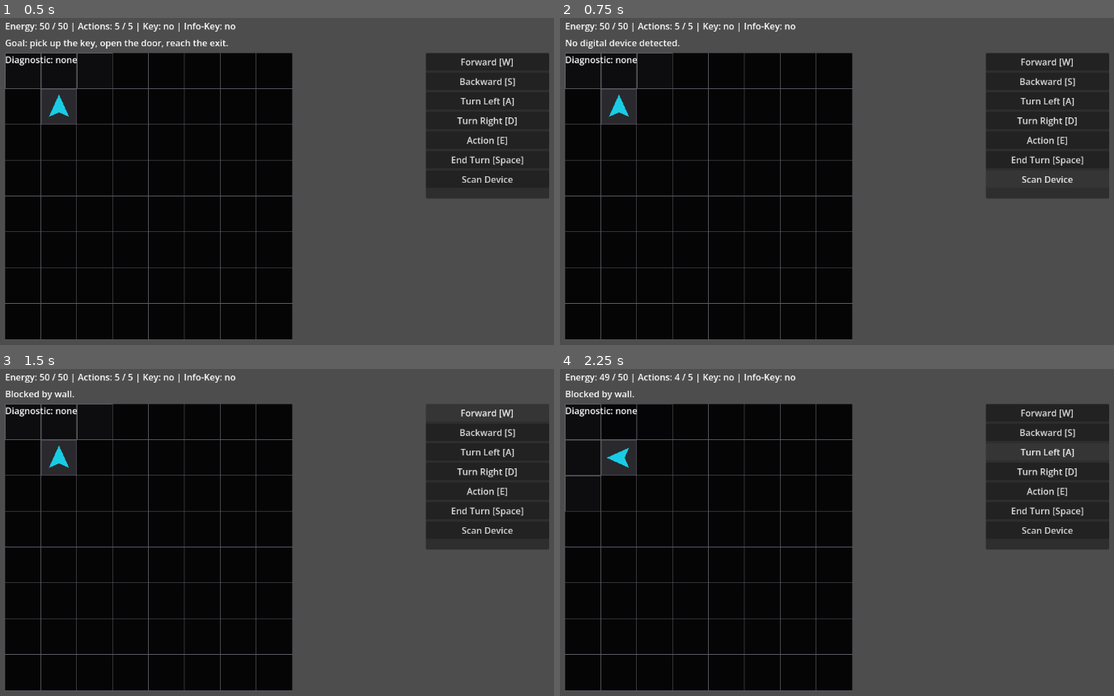
Above: before the commit, frames 1-4 (two rows, left to right).
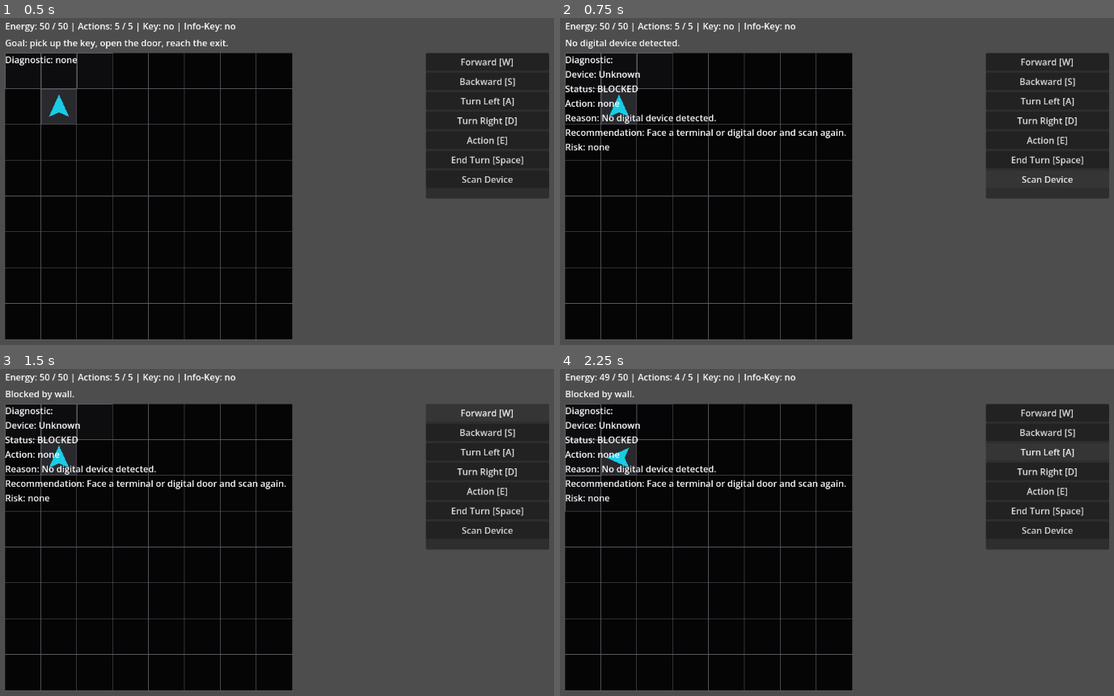
Above: after the commit, the same moments.

Repository: JUSTConnect/bibop
Game: Godot game, scene res://scenes/main.tscn
The game is run twice, just before and just after one commit, with the same random seed, the same clock (stepped at 60 frames per second) and the same inputs.
Inputs:
- Up to frame 1 (0.5 s): no input
- Up to frame 2 (0.75 s): click "Scan Device" at 0.5 s
- Up to frame 3 (1.5 s): click "Forward [W]" at 1.25 s
- Up to frame 4 (2.25 s): click "Turn Left [A]" at 2 s

Frame 1 is identical in both runs. In frame 2, 1.5% of the frame differs, in the area x 0-52%, y 12-41%; in frame 3, 1.5%; in frame 4, 1.5%.
Error before the commit: Invalid access to property or key 'device' on a base object of type 'Resource (DiagnosticResult)'. (res://scripts/ui/game_ui.gd:206)

Commit message:
Update game_ui.gd

Diff:
--- a/scripts/ui/game_ui.gd
+++ b/scripts/ui/game_ui.gd
@@ -202,9 +202,10 @@
 		diagnostic_label.text = "Diagnostic: none"
 		return
 
-	var device_name := "unknown"
-	if result.device != null and not result.device.display_name.is_empty():
-		device_name = result.device.display_name
+	var device_name: String = str(result.device_name)
+
+	if device_name.is_empty():
+		device_name = "unknown"
 
 	var status_text: String = str(result.get_status_text())
 
